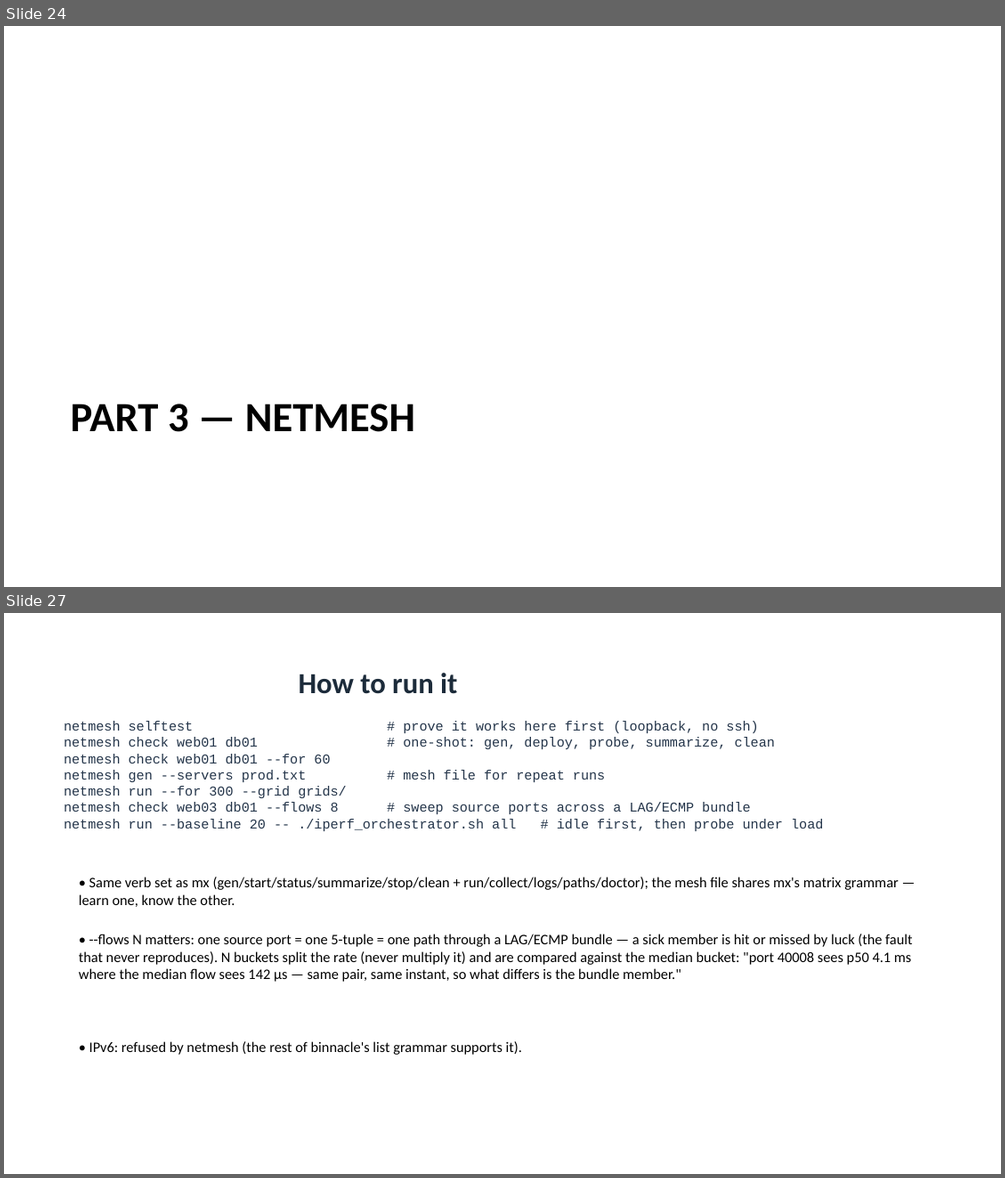
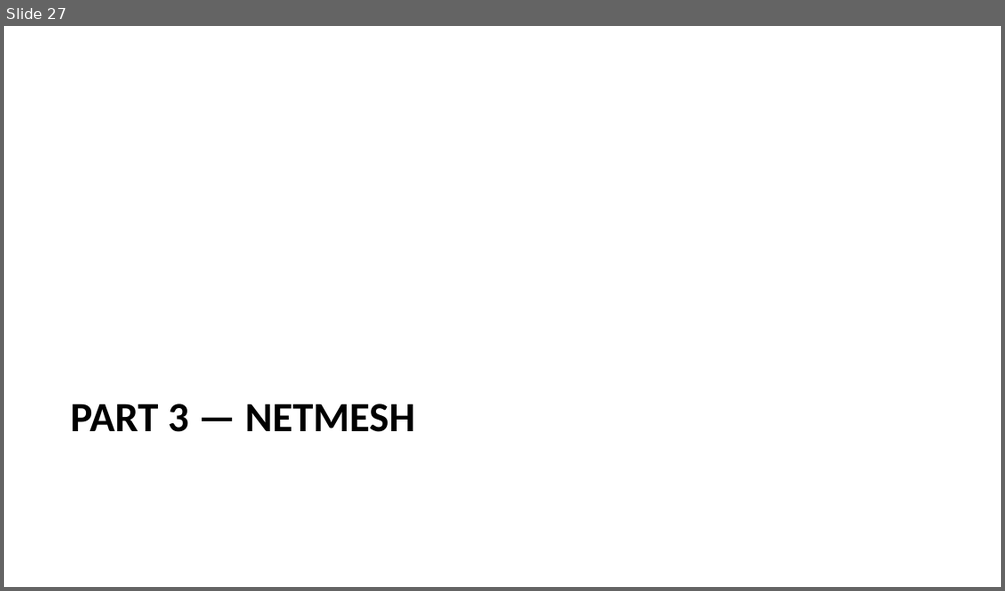
Before and after one commit to MartinGallagher-code/presentations, a slide deck: network-testing/network_testing.pptx. Shown one above the other, each under a label of ours: slides 24 and 27 before the commit, slide 27 after it; the slides between them are not shown. The pictures are 1005x1178 and 1005x591 pixels, drawn with LibreOffice and Linux fonts; fonts in the diff are those of the drawing. Boxes give left, top, right and bottom in pixels: in the first picture for what was removed or moved away, otherwise in the second. Text is boxed around its words. In the diff, an @@ line names an element or a change of style, - is before the commit and + after.

```diff
--- a/network-testing/network_testing.pptx
+++ b/network-testing/network_testing.pptx
@@ slide 27 removed at box(4, 613, 1001, 1174), background #FFFFFF @@
@@ title removed at box(299, 673, 457, 694) @@
-How to run it
@@ text removed at box(64, 721, 823, 831) @@
-netmesh selftest # prove it works here first (loopback, no ssh)
-netmesh check web01 db01 # one-shot: gen, deploy, probe, summarize, clean
-netmesh check web01 db01 --for 60
-netmesh gen --servers prod.txt # mesh file for repeat runs
-netmesh run --for 300 --grid grids/
-netmesh check web03 db01 --flows 8 # sweep source ports across a LAG/ECMP bundle
-netmesh run --baseline 20 -- ./iperf_orchestrator.sh all # idle first, then probe under load
@@ text removed at box(79, 876, 898, 907) @@
-• Same verb set as mx (gen/start/status/summarize/stop/clean + run/collect/logs/paths/doctor); the mesh file shares mx's matrix grammar — learn one, know the other.
@@ text removed at box(79, 933, 912, 981) @@
-• --flows N matters: one source port = one 5-tuple = one path through a LAG/ECMP bundle — a sick member is hit or missed by luck (the fault that never reproduces). N buckets split the rate (never multiply it) and are compared against the median bucket: "port 40008 sees p50 4.1 ms where the median flow sees 142 µs — same pair, same instant, so what differs is the bundle member."
@@ text removed at box(89, 1041, 522, 1054) @@
-• IPv6: refused by netmesh (the rest of binnacle's list grammar supports it).
@@ what was slide 24 is now slide 27 @@
```
Also in this commit, not shown: 11 slides changed, 17 slides added, 12 other slides removed, 2 other files.
